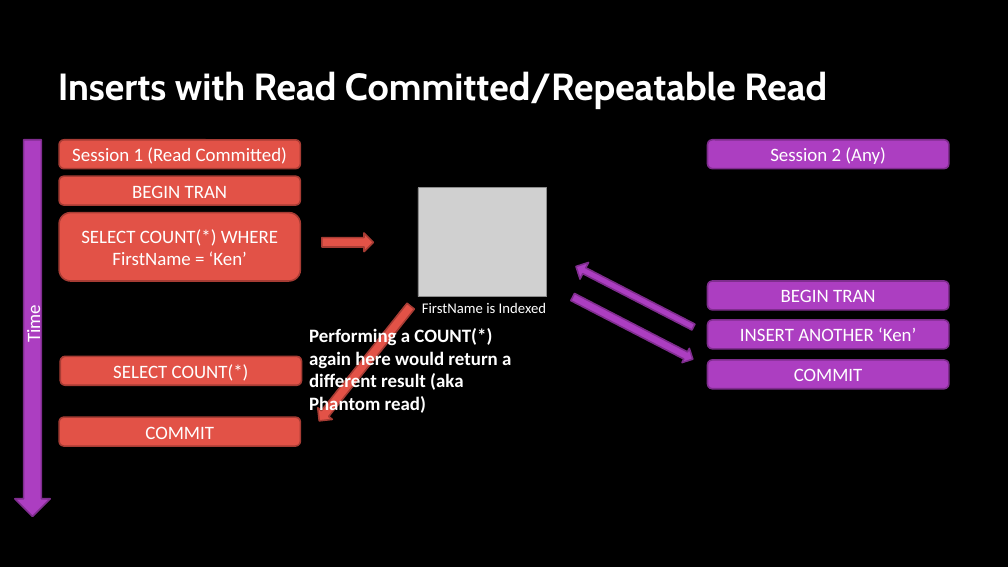
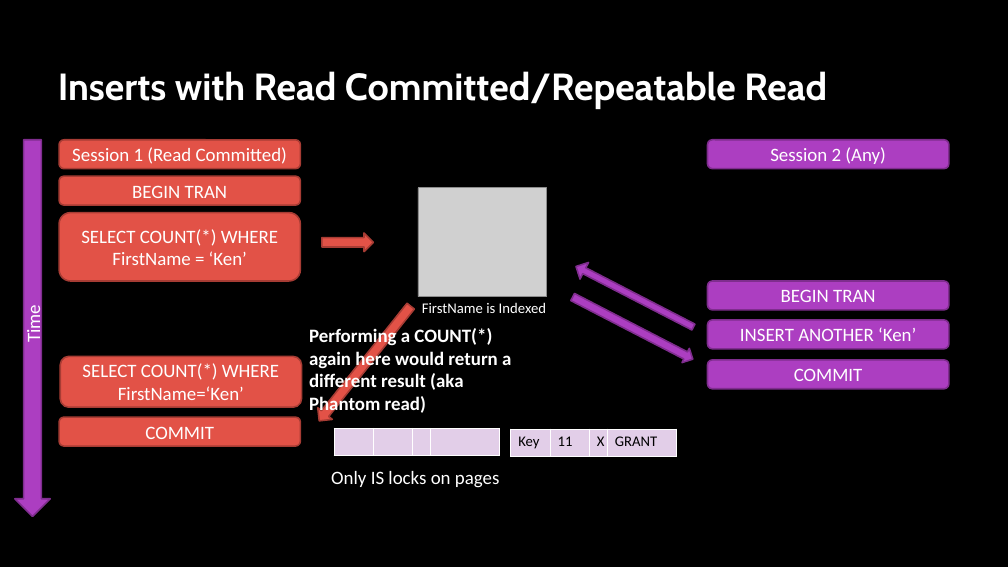
Before and after one commit to sabinio/SQLTraining, a slide deck: slide 47 of Slides/2. Locking.pptx (slide 22 before the commit). Drawn at 1008x567 pixels with LibreOffice and Linux fonts; fonts in the diff are those of the drawing; grey boxes stand for pictures; background and template pictures are left out. Boxes give left, top, right and bottom in pixels: in the first picture for what was removed or moved away, otherwise in the second. Text is boxed around its words. In the diff, an @@ line names an element or a change of style, - is before the commit and + after.

```diff
--- a/Slides/2. Locking.pptx
+++ b/Slides/2. Locking.pptx
@@ rounded rectangle "SELECT COUNT(*) WHERE FirstName=‘Ken’": place and size @@
-rounded rectangle "SELECT COUNT(*) WHERE FirstName=‘Ken’" at bbox=[60, 356, 302, 385]
+rounded rectangle "SELECT COUNT(*) WHERE FirstName=‘Ken’" at bbox=[60, 356, 302, 407]
@@ text in rounded rectangle at bbox=[82, 363, 279, 400]: text changed @@
-SELECT COUNT(*)
+SELECT COUNT(*) WHERE FirstName=‘Ken’
@@ table added at bbox=[334, 429, 500, 456], 1 rows, 4 columns @@
+ |  |  | 
@@ table added at bbox=[511, 430, 677, 457], 1 rows, 4 columns @@
+Key | 11 | X | GRANT
@@ text added at bbox=[331, 471, 500, 488], 18 pt, text #FFFFFF @@
+Only IS locks on pages
```
Also in this commit, not shown: 10 other slides changed, 34 slides added, 3 other files.
